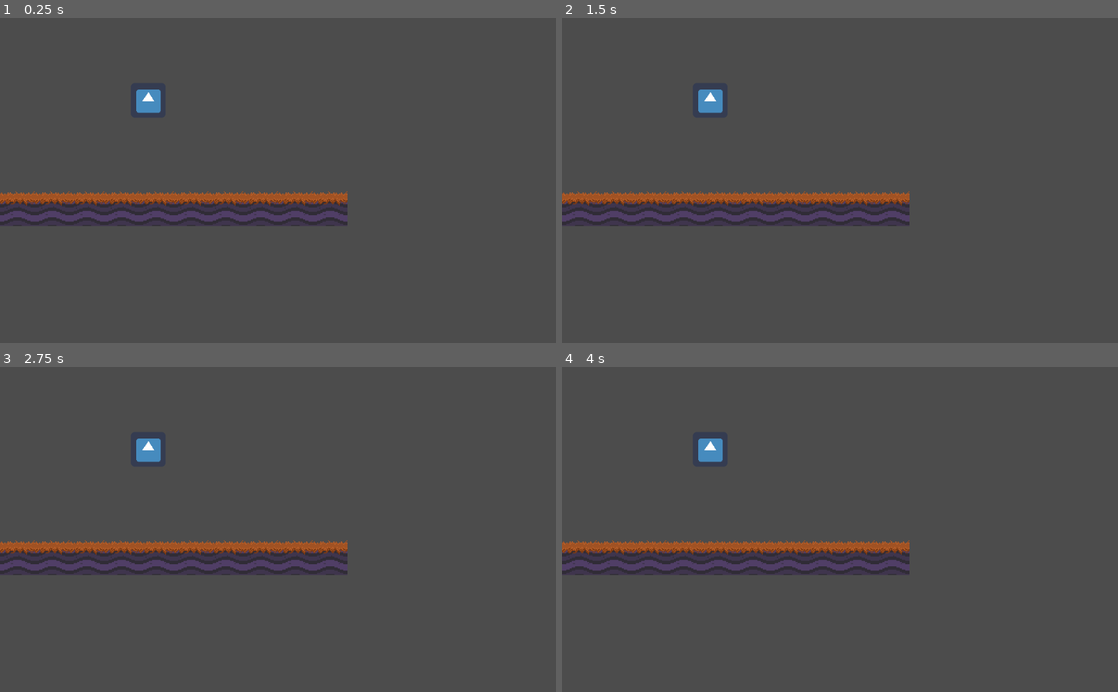
Above: before the commit, frames 1-4 (two rows, left to right).
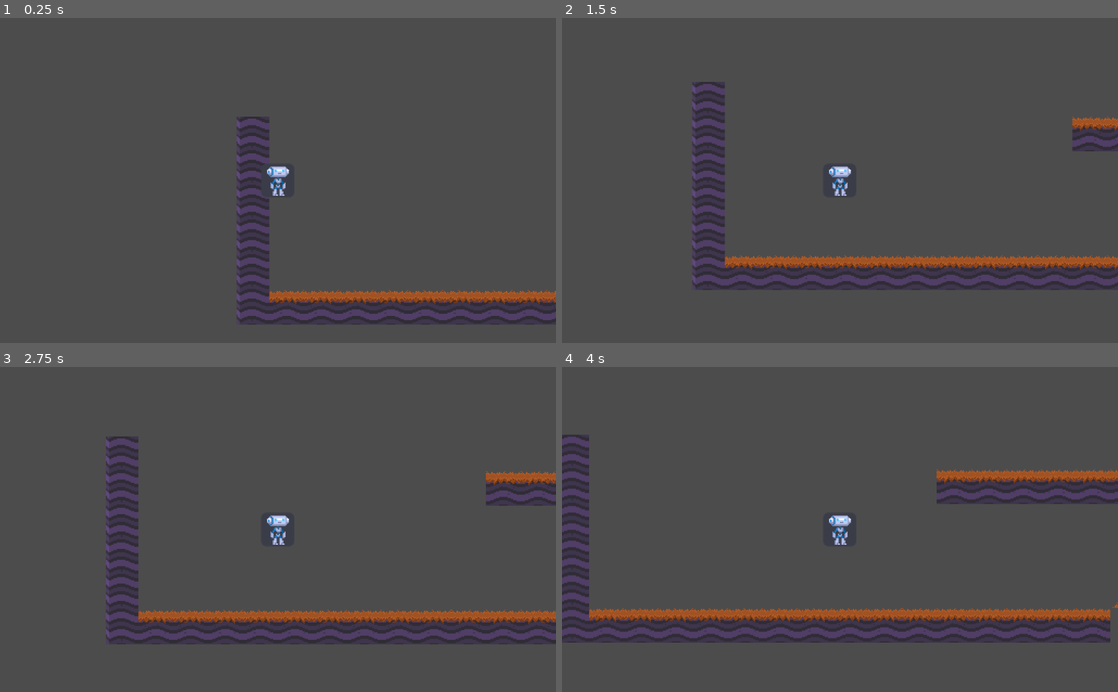
Above: after the commit, the same moments.

Repository: almirpask/2D_Game
Game: Godot game, scene res://Stage.tscn
Same seed, same stepped clock (60 frames per second), same inputs: the game is played once before the commit and once after it. The engine's default icon, where the game draws it, is replaced by a stand-in: a white triangle on a blue panel in a dark square.
Inputs:
- Up to frame 1 (0.25 s): no input
- Up to frame 2 (1.5 s): hold D (move_right, bound only after the commit) from 0.53 s (still down); tap Space (jump, bound only after the commit) at 0.6, 0.77, 1.07, 1.35 s
- Up to frame 3 (2.75 s): tap Space (jump, bound only after the commit) at 1.52, 1.82, 2.1 s; release D (move_right, bound only after the commit) at 2.03 s; hold A (move_left, bound only after the commit) from 2.03 s (still down)
- Up to frame 4 (4 s): release A (move_left, bound only after the commit) at 2.78 s; hold D (move_right, bound only after the commit) from 2.78 s (still down); tap Space (jump, bound only after the commit) at 2.85, 3.02, 3.32, 3.6, 3.77 s

The runs differ from the first frame. In frame 1, 11% of the frame differs, in the area x 0-100%, y 22-95%; in frame 2, 13%; in frame 3, 14%; in frame 4, 17%, in the area x 0-100%, y 20-85%.

Commit message:
start to build the stage and add camera

Diff:
--- /dev/null
+++ b/Player.gd
@@ -0,0 +1,99 @@
+extends KinematicBody2D
+
+const GRAVITY_VEC = Vector2(0, 900)
+const FLOOR_NORMAL = Vector2(0, -1)
+const SLOPE_SLIDE_STOP = 25.0
+const MIN_ONAIR_TIME = 0.1
+const WALK_SPEED = 250 # pixels/sec
+const JUMP_SPEED = 480
+const SIDING_CHANGE_SPEED = 10
+const BULLET_VELOCITY = 1000
+const SHOOT_TIME_SHOW_WEAPON = 0.2
+
+var linear_vel = Vector2()
+var onair_time = 0 #
+var on_floor = false
+var shoot_time=99999 #time since last shot
+
+var anim=""
+
+##cache the sprite here for fast access (we will set scale to flip it often)
+# onready var sprite = $sprite
+
+func _physics_process(delta):
+	#increment counters
+
+	onair_time += delta
+	shoot_time += delta
+
+	### MOVEMENT ###
+
+	# Apply Gravity
+	linear_vel += delta * GRAVITY_VEC
+	# Move and Slide
+	linear_vel = move_and_slide(linear_vel, FLOOR_NORMAL, SLOPE_SLIDE_STOP)
+	# Detect Floor
+	if is_on_floor():
+		onair_time = 0
+
+	on_floor = onair_time < MIN_ONAIR_TIME
+
+	### CONTROL ###
+
+	# Horizontal Movement
+	var target_speed = 0
+	if Input.is_action_pressed("move_left"):
+		target_speed += -1
+	if Input.is_action_pressed("move_right"):
+		target_speed +=  1
+
+	target_speed *= WALK_SPEED
+	linear_vel.x = lerp(linear_vel.x, target_speed, 0.1)
+
+	# Jumping
+	if on_floor and Input.is_action_just_pressed("jump"):
+		linear_vel.y = -JUMP_SPEED
+		# $sound_jump.play()
+
+	# Shooting
+	# if Input.is_action_just_pressed("shoot"):
+	# 	var bullet = preload("res://bullet.tscn").instance()
+	# 	bullet.position = $sprite/bullet_shoot.global_position #use node for shoot position
+	# 	bullet.linear_velocity = Vector2(sprite.scale.x * BULLET_VELOCITY, 0)
+	# 	# bullet.add_collision_exception_with(self) # don't want player to collide with bullet
+	# 	# get_parent().add_child(bullet) #don't want bullet to move with me, so add it as child of parent
+	# 	# $sound_shoot.play()
+	# 	shoot_time = 0
+
+	### ANIMATION ###
+
+	var new_anim = "idle"
+
+	if on_floor:
+		if linear_vel.x < -SIDING_CHANGE_SPEED:
+			#sprite.scale.x = -1
+			new_anim = "run"
+
+		if linear_vel.x > SIDING_CHANGE_SPEED:
+			#sprite.scale.x = 1
+			new_anim = "run"
+	else:
+		# We want the character to immediately change facing side when the player
+		# tries to change direction, during air control.
+		# This allows for example the player to shoot quickly left then right.
+		#if Input.is_action_pressed("move_left") and not Input.is_action_pressed("move_right"):
+			#sprite.scale.x = -1
+		#if Input.is_action_pressed("move_right") and not Input.is_action_pressed("move_left"):
+			#sprite.scale.x = 1
+
+		if linear_vel.y < 0:
+			new_anim = "jumping"
+		else:
+			new_anim = "falling"
+
+	if shoot_time < SHOOT_TIME_SHOW_WEAPON:
+		new_anim += "_weapon"
+
+	# if new_anim != anim:
+	# 	anim = new_anim
+		# $anim.play(anim)
--- a/Stage.tscn
+++ b/Stage.tscn
@@ -1,14 +1,21 @@
-[gd_scene load_steps=5 format=2]
+[gd_scene load_steps=9 format=2]
 
-[ext_resource path="res://icon.png" type="Texture" id=1]
-[ext_resource path="res://assets/textures/tiles_demo.png" type="Texture" id=2]
+[ext_resource path="res://assets/textures/tiles_demo.png" type="Texture" id=1]
+[ext_resource path="res://Player.gd" type="Script" id=2]
+[ext_resource path="res://assets/textures/icon.png" type="Texture" id=3]
 
-[sub_resource type="ConvexPolygonShape2D" id=3]
+[sub_resource type="ConvexPolygonShape2D" id=1]
 points = PoolVector2Array( 0, 0, 64, 0, 64, 64, 0, 64 )
+
+[sub_resource type="ConvexPolygonShape2D" id=5]
+points = PoolVector2Array( 0, 0, 64, 0, 64, 64, 0, 64 )
+
+[sub_resource type="ConvexPolygonShape2D" id=4]
+points = PoolVector2Array( 0, 0, 64, 64, 64, 64, 0, 64 )
 
 [sub_resource type="TileSet" id=2]
 0/name = "tiles_demo.png 0"
-0/texture = ExtResource( 2 )
+0/texture = ExtResource( 1 )
 0/tex_offset = Vector2( 0, 0 )
 0/modulate = Color( 1, 1, 1, 1 )
 0/region = Rect2( 0, 0, 64, 64 )
@@ -19,19 +26,66 @@
 "autotile_coord": Vector2( 0, 0 ),
 "one_way": false,
 "one_way_margin": 1.0,
-"shape": SubResource( 3 ),
+"shape": SubResource( 1 ),
 "shape_transform": Transform2D( 1, 0, 0, 1, 0, 0 )
 } ]
 0/z_index = 0
+1/name = "tiles_demo.png 1"
+1/texture = ExtResource( 1 )
+1/tex_offset = Vector2( 0, 0 )
+1/modulate = Color( 1, 1, 1, 1 )
+1/region = Rect2( 64, 64, 64, 64 )
+1/tile_mode = 0
+1/occluder_offset = Vector2( 0, 0 )
+1/navigation_offset = Vector2( 0, 0 )
+1/shapes = [ {
+"autotile_coord": Vector2( 0, 0 ),
+"one_way": false,
+"one_way_margin": 1.0,
+"shape": SubResource( 5 ),
+"shape_transform": Transform2D( 1, 0, 0, 1, 0, 0 )
+} ]
+1/z_index = 0
+2/name = "tiles_demo.png 2"
+2/texture = ExtResource( 1 )
+2/tex_offset = Vector2( 0, 0 )
+2/modulate = Color( 1, 1, 1, 1 )
+2/region = Rect2( 128, 128, 64, 64 )
+2/tile_mode = 0
+2/occluder_offset = Vector2( 0, 0 )
+2/navigation_offset = Vector2( 0, 0 )
+2/shapes = [ {
+"autotile_coord": Vector2( 0, 0 ),
+"one_way": false,
+"one_way_margin": 1.0,
+"shape": SubResource( 4 ),
+"shape_transform": Transform2D( 1, 0, 0, 1, 0, 0 )
+} ]
+2/z_index = 0
+
+[sub_resource type="RectangleShape2D" id=3]
+extents = Vector2( 15.6717, 25.7659 )
 
 [node name="Stage" type="Node"]
-
-[node name="icon" type="Sprite" parent="."]
-position = Vector2( 273, 152 )
-texture = ExtResource( 1 )
 
 [node name="TileMap" type="TileMap" parent="."]
 tile_set = SubResource( 2 )
 cell_quadrant_size = 8
 format = 1
-tile_data = PoolIntArray( 327680, 0, 0, 327681, 0, 0, 327682, 0, 0, 327683, 0, 0, 327684, 0, 0, 327685, 0, 0, 327686, 0, 0, 327687, 0, 0, 327688, 0, 0, 327689, 0, 0 )
+tile_data = PoolIntArray( 0, 536870913, 0, 20, 536870914, 0, 65536, 536870913, 0, 65547, 536870912, 0, 65548, 536870912, 0, 65549, 536870912, 0, 65550, 536870912, 0, 65551, 536870912, 0, 65552, 536870912, 0, 65555, 536870914, 0, 65556, 536870914, 0, 131072, 536870913, 0, 131090, 536870914, 0, 196608, 536870913, 0, 196625, 536870914, 0, 262144, 536870913, 0, 262160, 536870914, 0, 327680, 536870913, 0, 327681, 0, 0, 327682, 0, 0, 327683, 0, 0, 327684, 0, 0, 327685, 0, 0, 327686, 0, 0, 327687, 0, 0, 327688, 0, 0, 327689, 0, 0, 327690, 536870912, 0, 327691, 536870912, 0, 327692, 536870912, 0, 327693, 536870912, 0, 327694, 536870912, 0, 327695, 536870912, 0 )
+
+[node name="Player" type="KinematicBody2D" parent="."]
+position = Vector2( 71.5216, 84.6333 )
+script = ExtResource( 2 )
+
+[node name="icon" type="Sprite" parent="Player"]
+texture = ExtResource( 3 )
+
+[node name="CollisionShape2D" type="CollisionShape2D" parent="Player"]
+position = Vector2( -0.441483, 1.76592 )
+shape = SubResource( 3 )
+
+[node name="Position2D" type="Position2D" parent="Player"]
+
+[node name="Camera2D" type="Camera2D" parent="Player"]
+current = true
--- a/project.godot
+++ b/project.godot
@@ -19,6 +19,24 @@
 run/main_scene="res://Stage.tscn"
 config/icon="res://icon.png"
 
+[input]
+
+jump={
+"deadzone": 0.5,
+"events": [ Object(InputEventKey,"resource_local_to_scene":false,"resource_name":"","device":0,"alt":false,"shift":false,"control":false,"meta":false,"command":false,"pressed":false,"scancode":32,"unicode":0,"echo":false,"script":null)
+ ]
+}
+move_right={
+"deadzone": 0.5,
+"events": [ Object(InputEventKey,"resource_local_to_scene":false,"resource_name":"","device":0,"alt":false,"shift":false,"control":false,"meta":false,"command":false,"pressed":false,"scancode":68,"unicode":0,"echo":false,"script":null)
+ ]
+}
+move_left={
+"deadzone": 0.5,
+"events": [ Object(InputEventKey,"resource_local_to_scene":false,"resource_name":"","device":0,"alt":false,"shift":false,"control":false,"meta":false,"command":false,"pressed":false,"scancode":65,"unicode":0,"echo":false,"script":null)
+ ]
+}
+
 [rendering]
 
 environment/default_environment="res://default_env.tres"
